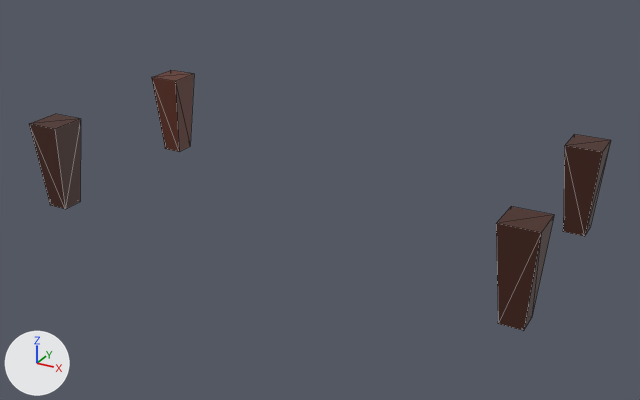
Before and after pictures for a commit that changed the OBJ model res/model/leg.obj.
One viewpoint serves both versions: a 50 mm lens placed at (2.44, -4.93, 2.57), pointed at (-0.23, -0.08, 0.15). Every picture has the same lights, and +X, +Y and +Z are marked at lower left. Mesh edges are drawn as thin lines. Where no turn or scale is listed for an object, it has been applied to the vertices.
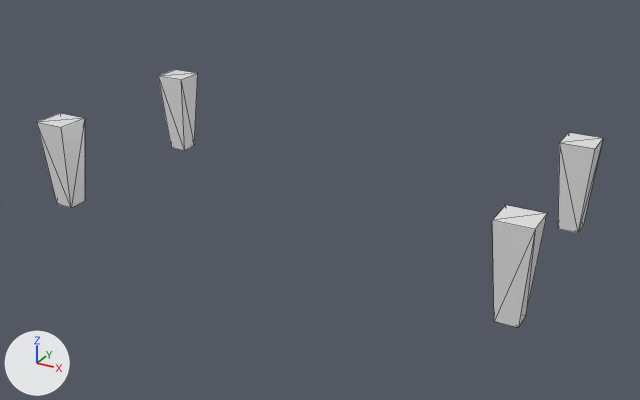
Pixel boxes [x1, y1, x2, y2] of what changed, in the pictures (640 x 400 px):
'Cube.002', reshaped
    before: [496, 206, 554, 330]
    after: [492, 205, 547, 327]
'Cube.001', reshaped (6% narrower)
    before: [563, 134, 611, 236]
    after: [558, 132, 603, 233]
'Cube.003', deleted
    before: [29, 114, 81, 209]
'Cube.007', added
    after: [37, 113, 85, 208]
'Cube.004', deleted (brown)
    before: [152, 70, 194, 152]
'Cube.008', added
    after: [158, 70, 198, 151]

What changed in the scene script:
```text
Add mat_none_001:
    mat_none_001 = principled_material('None.001')
    mat_none_001.base_color = (0.8, 0.8, 0.8)  # white #e7e7e7
    mat_none_001.roughness = 0.293
Change me_cube_001:
    used by ob_cube_001; location = (0.0, 0.0, 0.0)
    remove me_cube_001.from_pydata(...)  # 8 vertices, 12 faces; spans x 1.232..1.468, y 0.501..0.75, z -0.009..0.609
    remove me_cube_001.materials.append(mat_material_003)  # brown #452116
    add me_cube_001.from_pydata(...)  # 8 vertices, 12 faces; spans x 1.198..1.423, y 0.502..0.726, z 0.006..0.623
    me_cube_001 part 1: the whole mesh is rebuilt
    add me_cube_001.materials.append(mat_none_001)  # white #e7e7e7
Change me_cube_002:
    used by ob_cube_002; location = (0.0, 0.0, 0.0)
    remove me_cube_002.from_pydata(...)  # 8 vertices, 12 faces; spans x 1.226..1.462, y -0.832..-0.583, z -0.009..0.609
    remove me_cube_002.materials.append(mat_material_003)  # brown #452116
    add me_cube_002.from_pydata(...)  # 8 vertices, 12 faces; spans x 1.206..1.431, y -0.837..-0.613, z 0.006..0.623
    me_cube_002 part 2: the whole mesh is rebuilt
    add me_cube_002.materials.append(mat_none_001)  # white #e7e7e7
Add me_cube_008:
    me_cube_008.from_pydata([(-1.803, 0.503, 0.623), (-1.847, 0.683, 0.006), (-1.803, 0.727, 0.623), (-2.028, 0.503, 0.623), (-1.847, 0.548, 0.006), (-2.028, 0.727, 0.623), (-1.984, 0.548, 0.006), (-1.984, 0.683, 0.006)], [], [(0, 1, 2), (3, 4, 0), (5, 6, 3), (5, 1, 7), (2, 3, 0), (7, 4, 6), (0, 4, 1), (3, 6, 4), (5, 7, 6), (5, 2, 1), (2, 5, 3), (7, 1, 4)])
    me_cube_008.materials.append(mat_none_001)  # white #e7e7e7
Add me_cube_007:
    me_cube_007.from_pydata([(-1.808, -0.584, 0.623), (-1.853, -0.764, 0.006), (-1.853, -0.628, 0.006), (-2.033, -0.808, 0.623), (-1.808, -0.808, 0.623), (-2.033, -0.584, 0.623), (-1.989, -0.764, 0.006), (-1.989, -0.628, 0.006)], [], [(0, 1, 2), (3, 1, 4), (5, 6, 3), (0, 7, 5), (0, 3, 4), (7, 1, 6), (0, 4, 1), (3, 6, 1), (5, 7, 6), (0, 2, 7), (0, 5, 3), (7, 2, 1)])
    me_cube_007.materials.append(mat_none_001)  # white #e7e7e7
Remove ob_cube_003:
    ob_cube_003 = bpy.data.objects.new('Cube.003', me_cube_003)
    ob_cube_003.location = (0.0, 0.0, 0.0)
Remove ob_cube_004:
    ob_cube_004 = bpy.data.objects.new('Cube.004', me_cube_004)
    ob_cube_004.location = (0.0, 0.0, 0.0)
Add ob_cube_008:
    ob_cube_008 = bpy.data.objects.new('Cube.008', me_cube_008)
    ob_cube_008.location = (0.0, 0.0, 0.0)
Add ob_cube_007:
    ob_cube_007 = bpy.data.objects.new('Cube.007', me_cube_007)
    ob_cube_007.location = (0.0, 0.0, 0.0)
```
